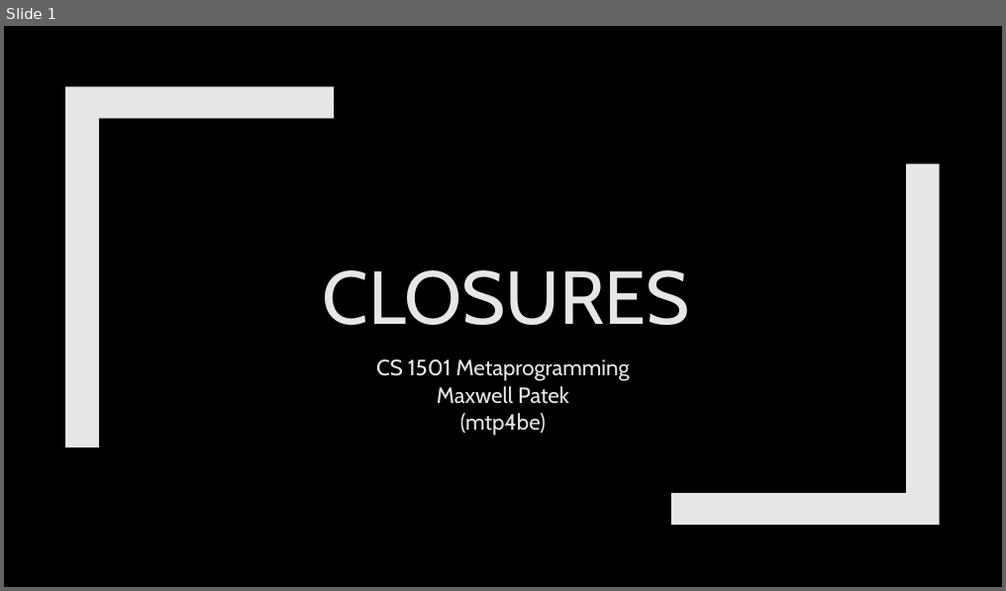
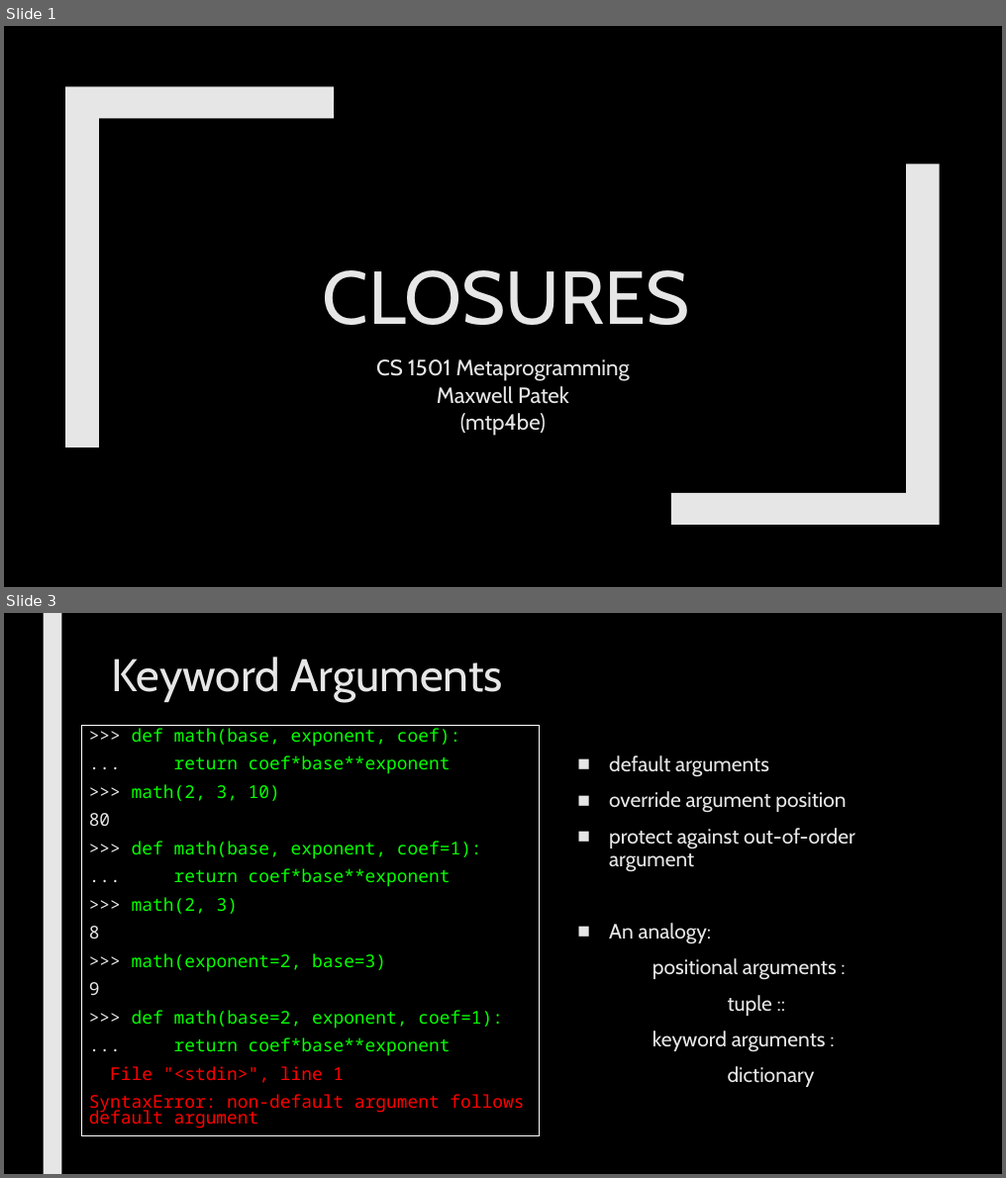
Before and after one commit to max7patek/metaprogramming, a slide deck: slides/03-Closures.pptx. Shown one above the other, each under a label of ours: slide 1 before the commit, slides 1 and 3 after it; the slides between them are not shown. The pictures are 1006x591 and 1006x1178 pixels, drawn with LibreOffice and Linux fonts; fonts in the diff are those of the drawing. Boxes give left, top, right and bottom in pixels: in the first picture for what was removed or moved away, otherwise in the second. Text is boxed around its words. In the diff, an @@ line names an element or a change of style, - is before the commit and + after.

```diff
--- a/slides/03-Closures.pptx
+++ b/slides/03-Closures.pptx
@@ slide 3 added at [4, 613, 1002, 1174], background #000000 @@
@@ rectangle added at [43, 613, 61, 1174], fill #E7E6E6 @@
@@ title added at [112, 657, 503, 702], 44 pt, text #E7E6E6 @@
+Keyword Arguments
@@ rectangle added at [81, 726, 539, 1137], outline #FFFFFF 0.75 pt, 17 pt, text #05FF00 @@
+>>> def math(base, exponent, coef):
+... return coef*base**exponent
+>>> math(2, 3, 10)
+80
+>>> def math(base, exponent, coef=1):
+... return coef*base**exponent
+>>> math(2, 3)
+8
+>>> math(exponent=2, base=3)
+9
+>>> def math(base=2, exponent, coef=1):
+... return coef*base**exponent
+File "<stdin>", line 1
+SyntaxError: non-default argument follows default argument
@@ text added at [609, 756, 855, 1087], 20 pt, text #E7E6E6 @@
+■ default arguments
+■ override argument position
+■ protect against out-of-order argument
+■ An analogy:
+positional arguments :
+tuple ::
+keyword arguments :
+dictionary
```
Also in this commit, not shown: 2 slides changed, 9 other slides added, 5 slides removed.
